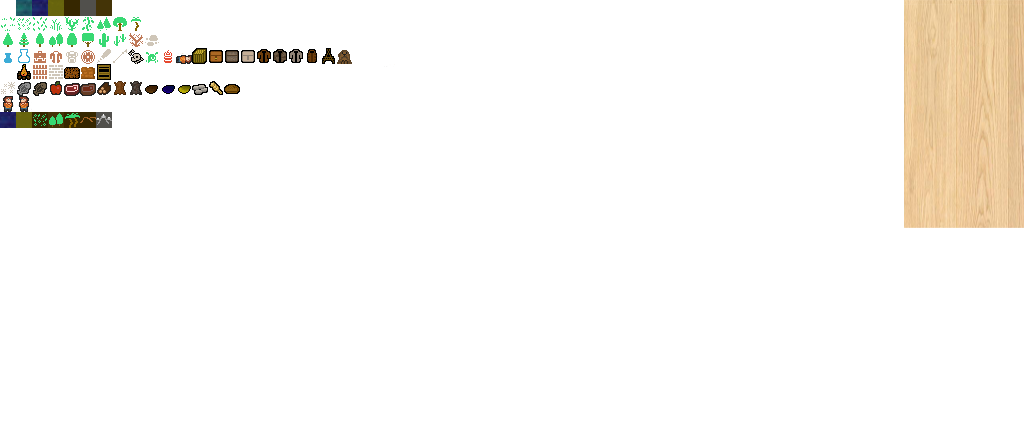
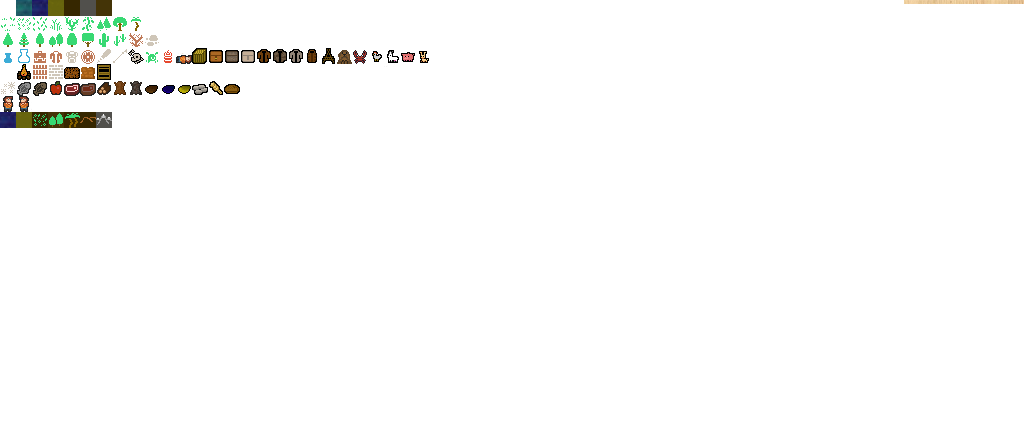
Comparing the layer stacks of the two 1024x428 images. Changes:
removed layer "Calque copié" over [904, 4, 1024, 228]
painted on "tilesheet.png" over [353, 50, 429, 64]
